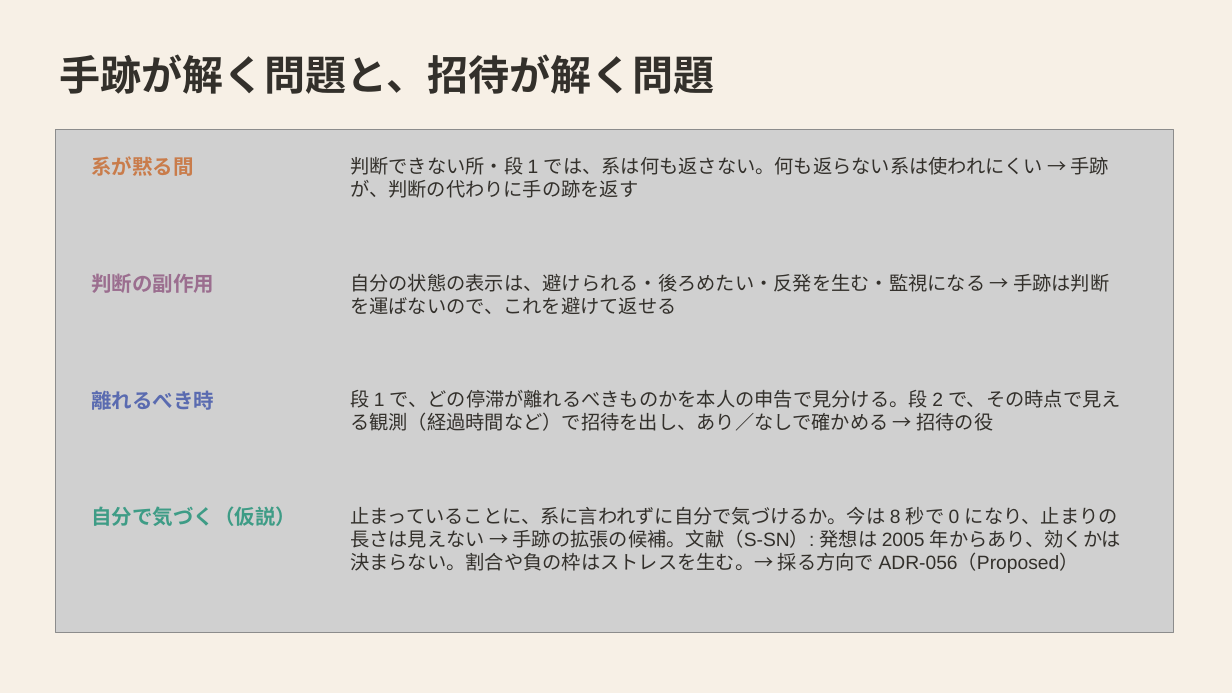
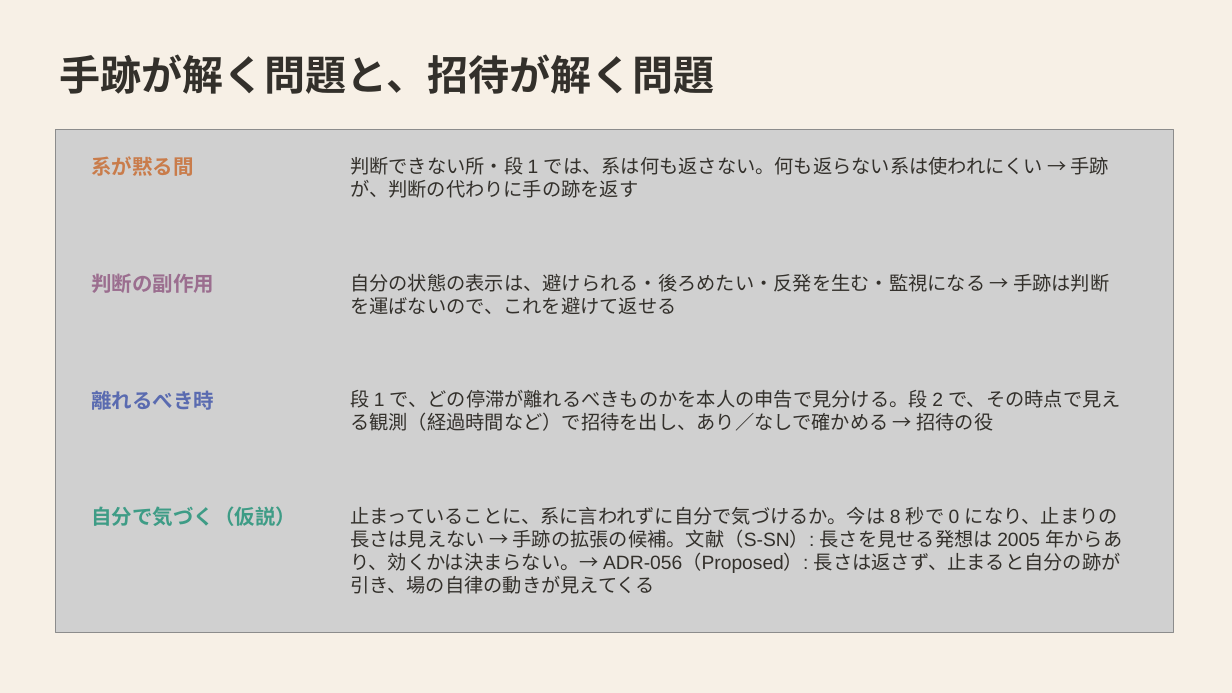
Before and after one commit to mikotomiura/GSE-prototype, a slide deck: slide 6 of docs/slides/project-overview/GSE_handmark_design.pptx. Drawn at 1232x693 pixels with LibreOffice and Linux fonts; fonts in the diff are those of the drawing; grey boxes stand for pictures. Boxes give left, top, right and bottom in pixels: in the first picture for what was removed or moved away, otherwise in the second. Text is boxed around its words. In the diff, an @@ line names an element or a change of style, - is before the commit and + after.

```diff
--- a/docs/slides/project-overview/GSE_handmark_design.pptx
+++ b/docs/slides/project-overview/GSE_handmark_design.pptx
@@ text at (x1=350, y1=507, x2=1122, y2=594): text changed @@
-止まっていることに、系に言われずに自分で気づけるか。今は 8 秒で 0 になり、止まりの長さは見えない → 手跡の拡張の候補。文献（S-SN）: 発想は 2005 年からあり、効くかは決まらない。割合や負の枠はストレスを生む。→ 採る方向で ADR-056（Proposed）
+止まっていることに、系に言われずに自分で気づけるか。今は 8 秒で 0 になり、止まりの長さは見えない → 手跡の拡張の候補。文献（S-SN）: 長さを見せる発想は 2005 年からあり、効くかは決まらない。→ ADR-056（Proposed）: 長さは返さず、止まると自分の跡が引き、場の自律の動きが見えてくる
```
Also in this commit, not shown: 7 other files.
